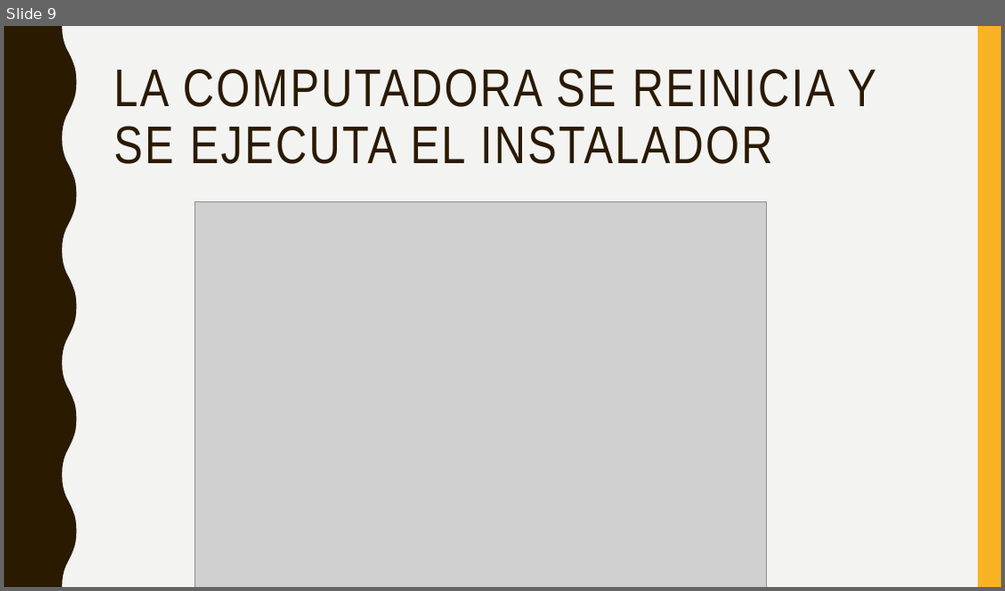
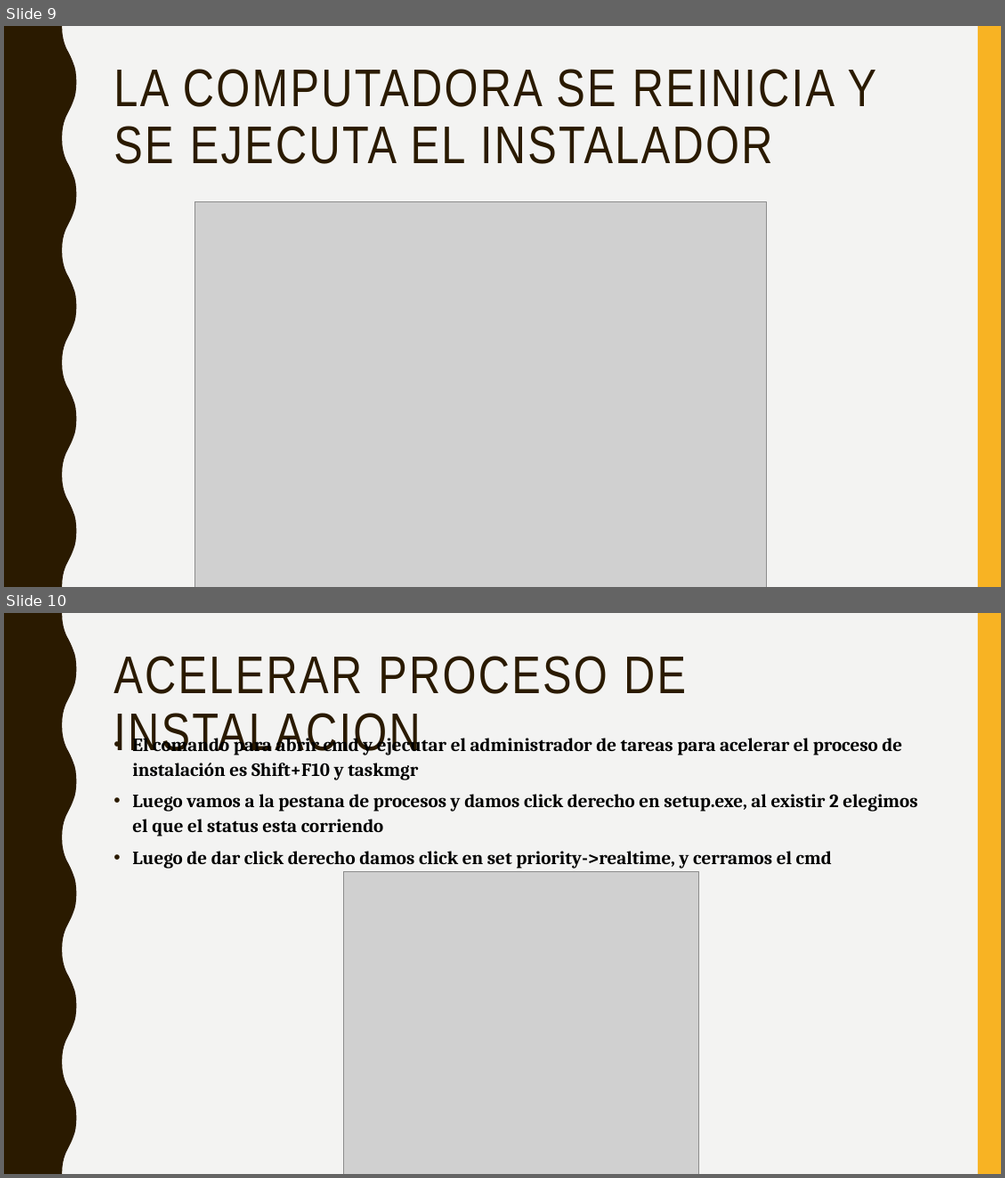
Before and after one commit to franko21/OHM, a slide deck: reparacion de compu/PASOS PARA FORMATEAR UNA COMPUTADORA.pptx. Shown one above the other, each under a label of ours: slide 9 before the commit, slides 9 and 10 after it. The pictures are 1005x591 and 1005x1178 pixels, drawn with LibreOffice and Linux fonts; fonts in the diff are those of the drawing; grey boxes stand for pictures. Boxes give left, top, right and bottom in pixels: in the first picture for what was removed or moved away, otherwise in the second. Text is boxed around its words. In the diff, an @@ line names an element or a change of style, - is before the commit and + after.

```diff
--- a/reparacion de compu/PASOS PARA FORMATEAR UNA COMPUTADORA.pptx
+++ b/reparacion de compu/PASOS PARA FORMATEAR UNA COMPUTADORA.pptx
@@ slide 10 added at <box>4,613,1001,1174</box>, background #F3F3F2; not listed: 2 template elements that a slide beside it also shows @@
@@ title added at <box>113,656,686,755</box>, 51 pt, text #2A1A00 @@
+ACELERAR PROCESO DE INSTALACION
@@ text added at <box>132,733,917,868</box>, 18 pt, text #000000, bold @@
+• El comando para abrir cmd y ejecutar el administrador de tareas para acelerar el proceso de instalación es Shift+F10 y taskmgr
+• Luego vamos a la pestana de procesos y damos click derecho en setup.exe, al existir 2 elegimos el que el status esta corriendo
+• Luego de dar click derecho damos click en set priority->realtime, y cerramos el cmd
@@ picture added at <box>343,872,699,1174</box> @@
```
Also in this commit, not shown: 5 other files.
